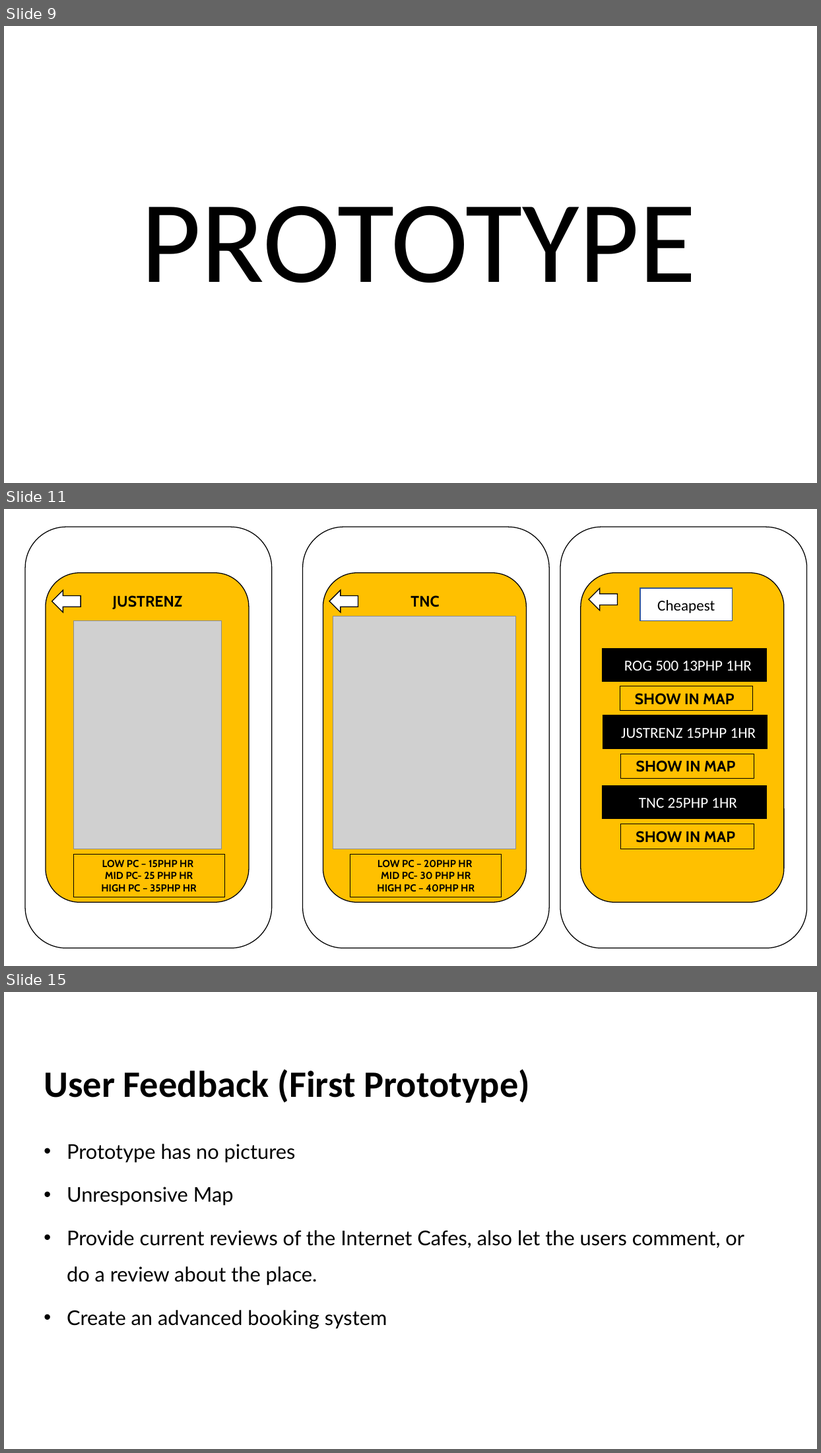
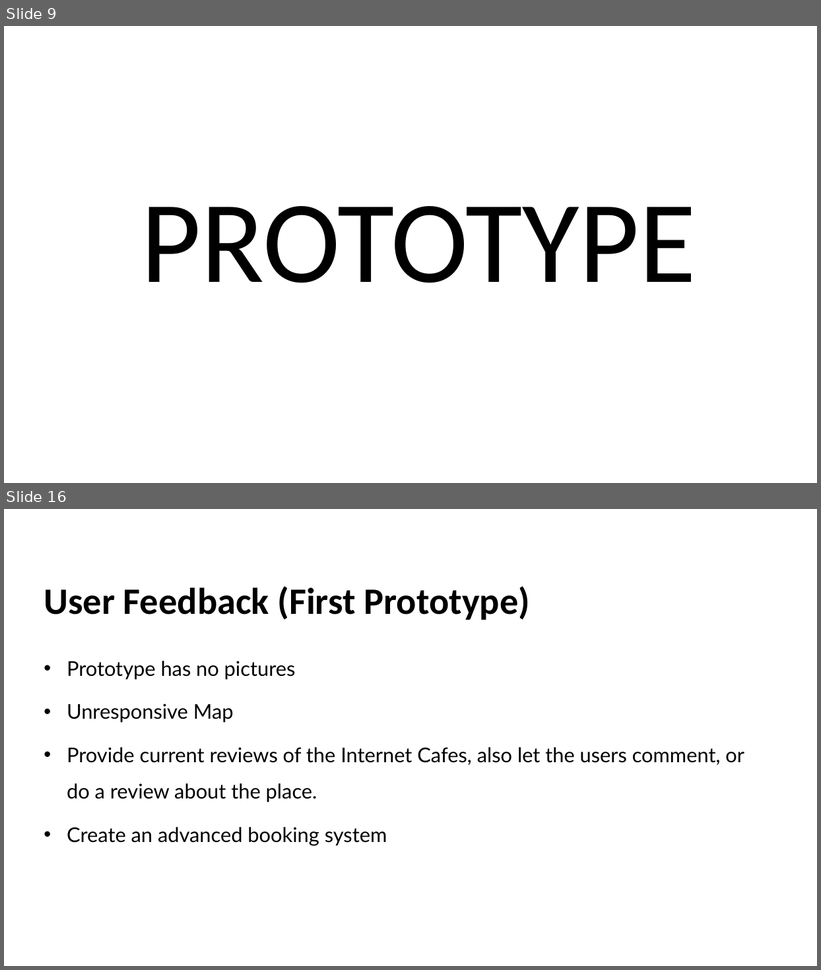
Before and after one commit to dbeler2/userdessf181-A1-dbeler2-jbermudo, a slide deck: userdes.pptx. Shown one above the other, each under a label of ours: slides 9, 11 and 15 before the commit, slides 9 and 16 after it; the slides between them are not shown. The pictures are 821x1453 and 821x970 pixels, drawn with LibreOffice and Linux fonts; fonts in the diff are those of the drawing; grey boxes stand for pictures. Boxes give left, top, right and bottom in pixels: in the first picture for what was removed or moved away, otherwise in the second. Text is boxed around its words. In the diff, an @@ line names an element or a change of style, - is before the commit and + after.

```diff
--- a/userdes.pptx
+++ b/userdes.pptx
@@ slide 11 removed at bbox=[4, 509, 817, 966], background #FFFFFF @@
@@ rounded rectangle removed at bbox=[25, 527, 272, 948] @@
@@ rounded rectangle removed at bbox=[303, 527, 549, 948] @@
@@ rounded rectangle removed at bbox=[560, 527, 807, 948] @@
@@ rounded rectangle removed at bbox=[46, 573, 249, 903] @@
@@ rounded rectangle removed at bbox=[323, 573, 526, 903] @@
@@ rounded rectangle removed at bbox=[581, 573, 784, 903] @@
@@ left arrow removed at bbox=[52, 590, 81, 612] @@
@@ text removed at bbox=[113, 595, 183, 609] @@
-JUSTRENZ
@@ left arrow removed at bbox=[330, 590, 358, 612] @@
@@ text removed at bbox=[411, 595, 439, 607] @@
-TNC
@@ left arrow removed at bbox=[589, 588, 618, 610] @@
@@ rectangle removed at bbox=[640, 588, 733, 621] @@
-Cheapest
@@ picture removed at bbox=[73, 621, 222, 850] @@
@@ picture removed at bbox=[333, 617, 516, 850] @@
@@ rectangle removed at bbox=[603, 649, 767, 682] @@
-ROG 500 13PHP 1HR
@@ rectangle removed at bbox=[620, 687, 753, 711] @@
-SHOW IN MAP
@@ rectangle removed at bbox=[604, 716, 768, 749] @@
-JUSTRENZ 15PHP 1HR
@@ rectangle removed at bbox=[621, 755, 754, 779] @@
-SHOW IN MAP
@@ rectangle removed at bbox=[603, 786, 767, 819] @@
-TNC 25PHP 1HR
@@ rectangle removed at bbox=[621, 824, 754, 849] @@
-SHOW IN MAP
@@ rectangle removed at bbox=[73, 854, 225, 898] @@
-LOW PC – 15PHP HR
-MID PC- 25 PHP HR
-HIGH PC – 35PHP HR
@@ rectangle removed at bbox=[350, 854, 502, 898] @@
-LOW PC – 20PHP HR
-MID PC- 30 PHP HR
-HIGH PC – 40PHP HR
@@ what was slide 15 is now slide 16 @@
```
Also in this commit, not shown: 4 slides changed, 3 slides added, 1 other slide removed.
